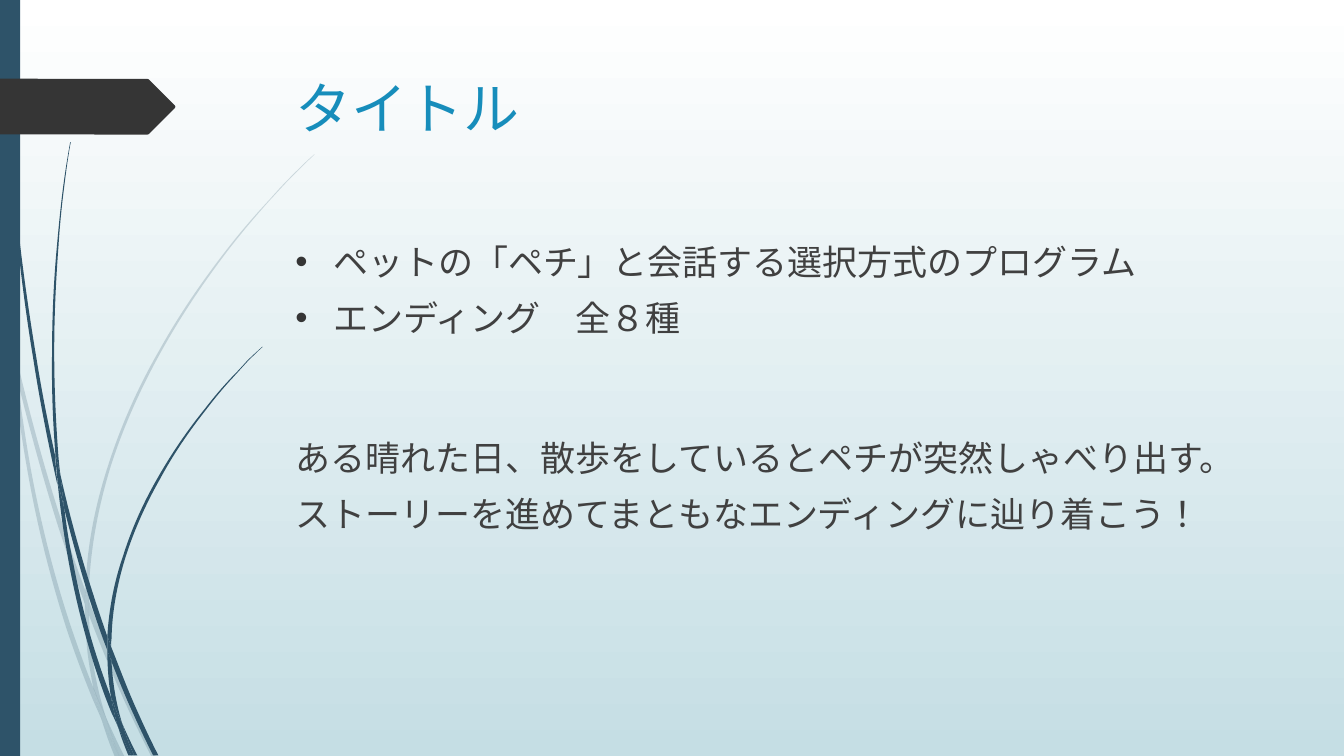
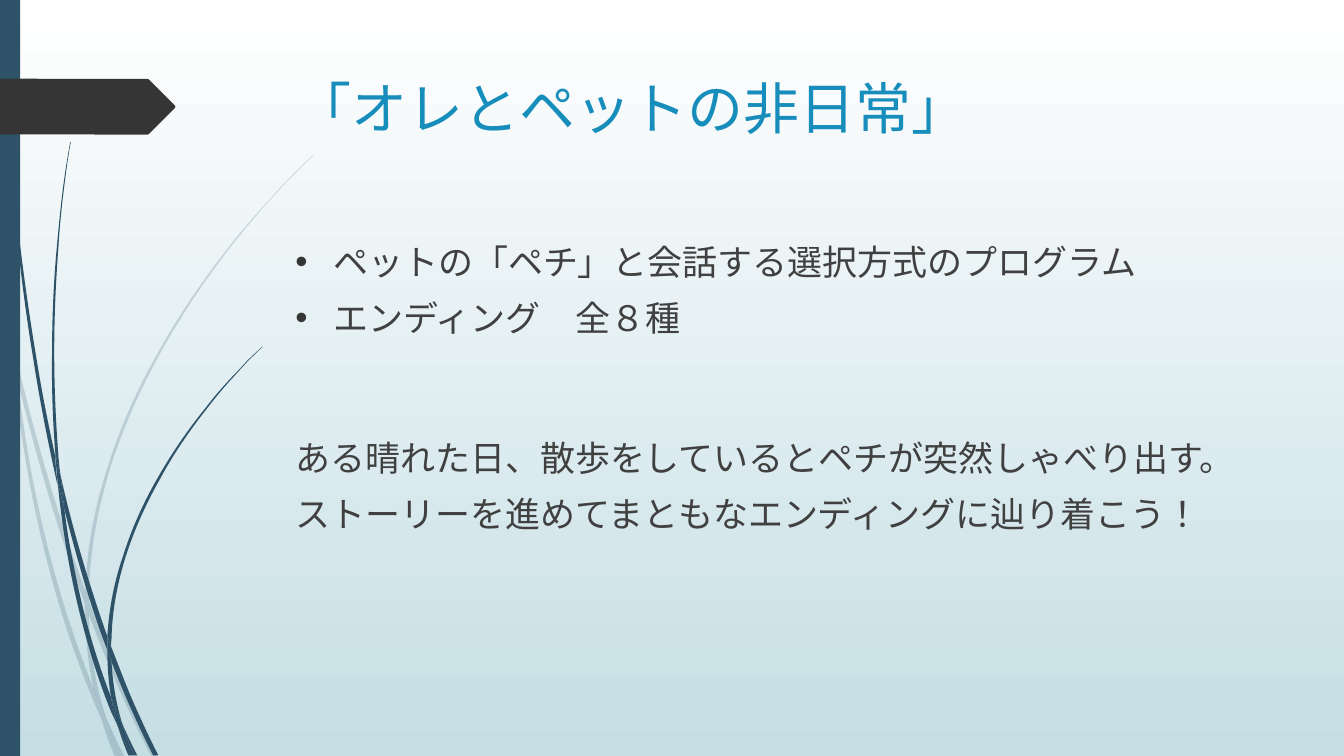
Before and after one commit to kistFteam/Conversation, a slide deck: slide 3 of パワーポイント.pptx. Drawn at 1344x756 pixels with LibreOffice and Linux fonts; fonts in the diff are those of the drawing. Boxes give left, top, right and bottom in pixels: in the first picture for what was removed or moved away, otherwise in the second. Text is boxed around its words. In the diff, an @@ line names an element or a change of style, - is before the commit and + after.

```diff
--- a/パワーポイント.pptx
+++ b/パワーポイント.pptx
@@ title at bbox=[296, 81, 967, 134]: text changed @@
-タイトル
+「オレとペットの非日常」
```
Also in this commit, not shown: 1 other slide changed, 3 other files.
